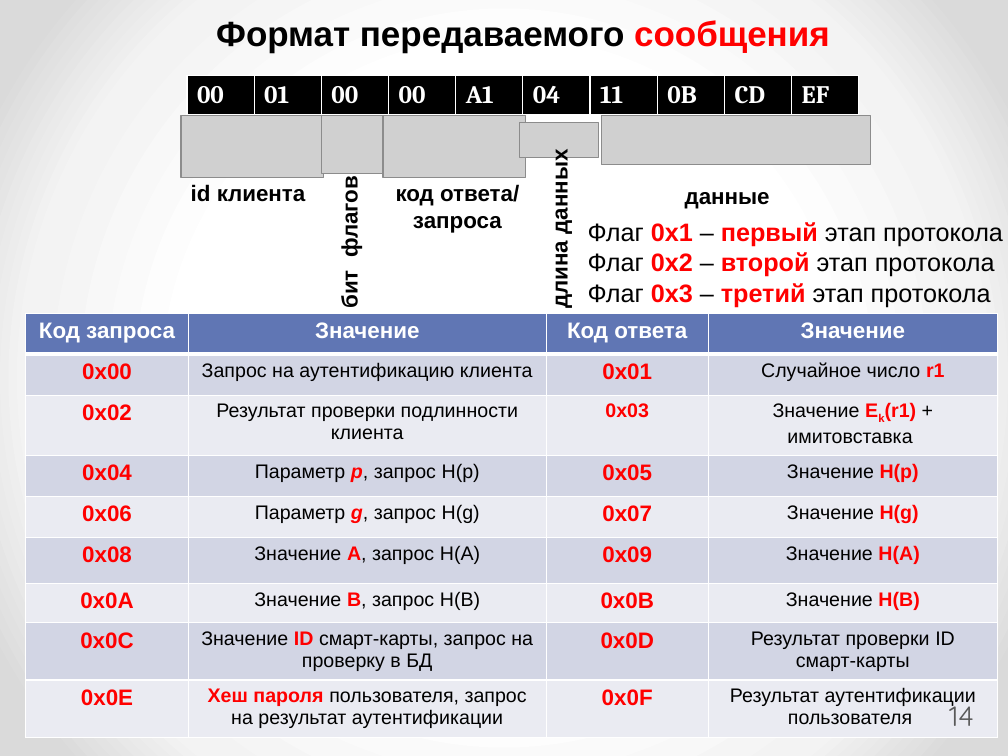
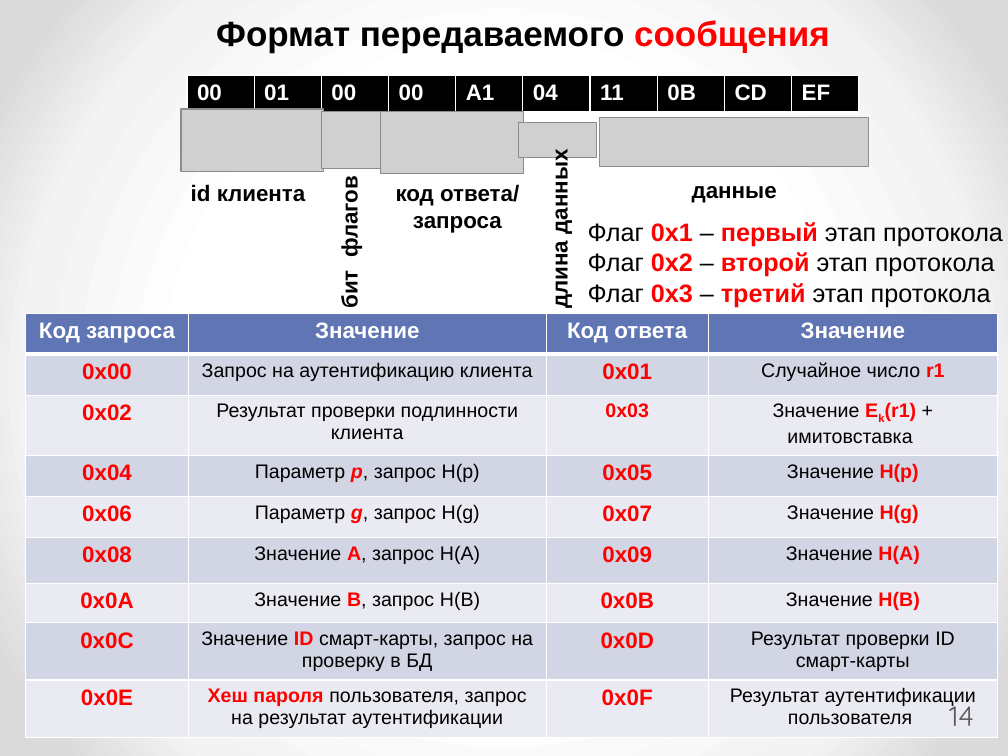
Before and after one commit to romanivanov21/tk_project_windows, a slide deck: slide 14 of ВКР (выпускная квалификационная работа)/MP-49_Ivanov_Roman_present.pptx. Drawn at 1008x756 pixels with LibreOffice and Linux fonts; fonts in the diff are those of the drawing; grey boxes stand for pictures. Boxes give left, top, right and bottom in pixels: in the first picture for what was removed or moved away, otherwise in the second. Text is boxed around its words. In the diff, an @@ line names an element or a change of style, - is before the commit and + after.

```diff
--- a/ВКР (выпускная квалификационная работа)/MP-49_Ivanov_Roman_present.pptx
+++ b/ВКР (выпускная квалификационная работа)/MP-49_Ivanov_Roman_present.pptx
@@ table at (186,76,862,113) @@
@@ size 18 to 16 pt, font Cambria to Arial @@
@@ 3 pictures: place and size @@
-3 pictures at (181,115,526,178)
+3 pictures at (181,109,524,173)
@@ text "данные": place and size @@
-text "данные" at (685,192,770,209)
+text "данные" at (692,186,777,203)
```
Also in this commit, not shown: 5 other slides changed, 2 slides removed.
